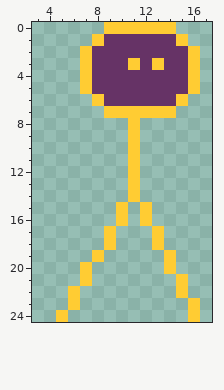
Pixel-art file, stored at Build/GFX/player.ase. The first picture shows the starting point.
25x25 pixels, 1 frame. Shown: x 3..17, y 0..24.
Now the later version:
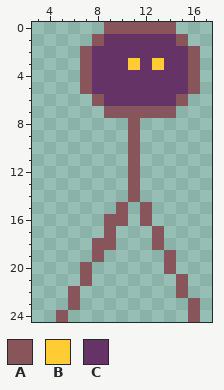
Palette (. is transparent): A #88555b  B #ffcc33  C #663366
Change:
Colour A now appears in row 16 at x 9; in row 18 at x 8.
The author changed colour B to colour A in row 0 at x 9 to 14; in row 1 at x 8 and 15; in rows 2 to 5 at x 7 and 16; in row 6 at x 8 and 15; in row 7 at x 9 to 14; in rows 8 to 14 at x 11.
The author changed colour B to colour A in rows 15 to 16 at x 10 and 12; in rows 17 to 18 at x 9 and 13; in row 19 at x 8 and 14; in row 20 at x 7 and 14; in row 21 at x 7 and 15; in row 22 at x 6 and 15.
The author changed colour B to colour A in row 23 at x 6 and 16; in row 24 at x 5 and 16.
Boxes around the changes in both pictures, in picture pixels (x1, y1, x2, y2):
changed: (56, 22, 200, 322)
